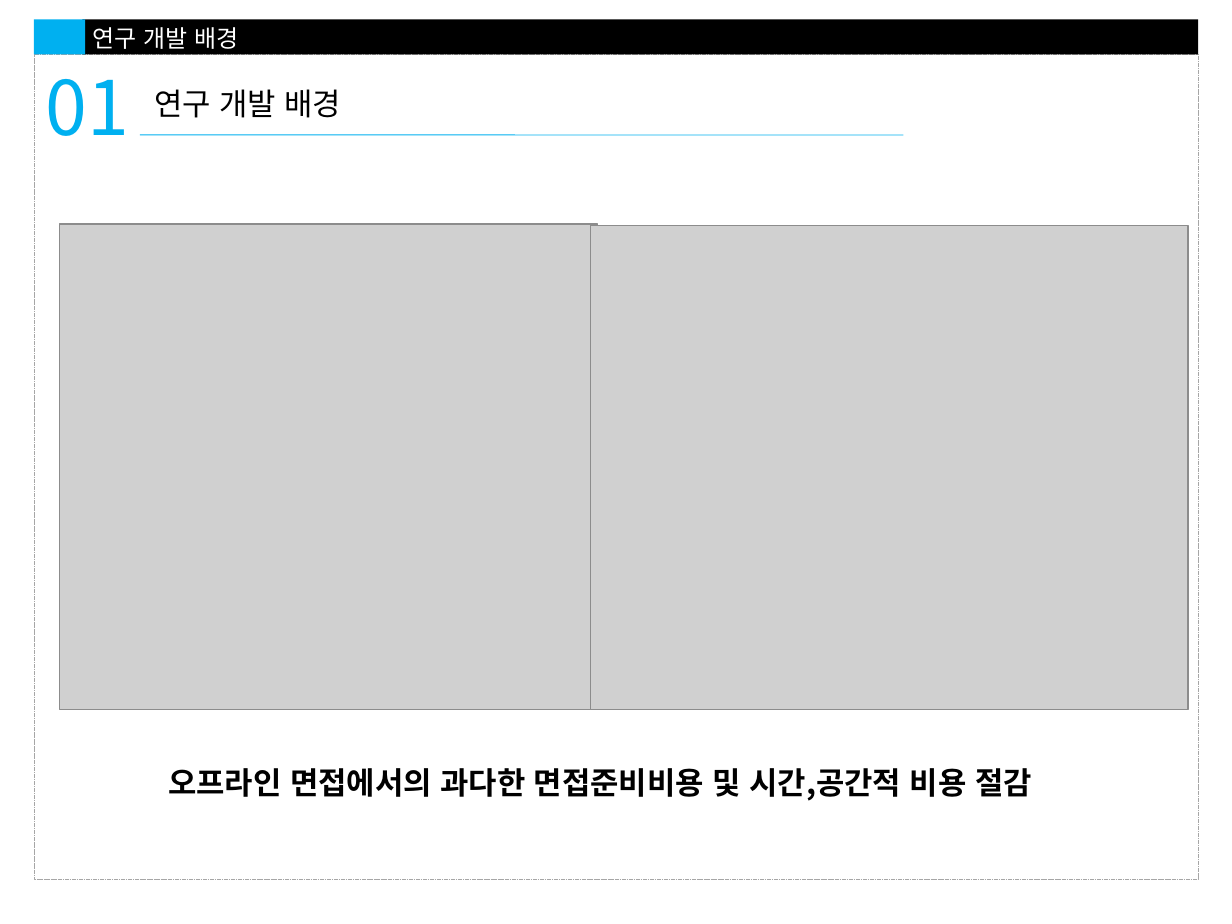
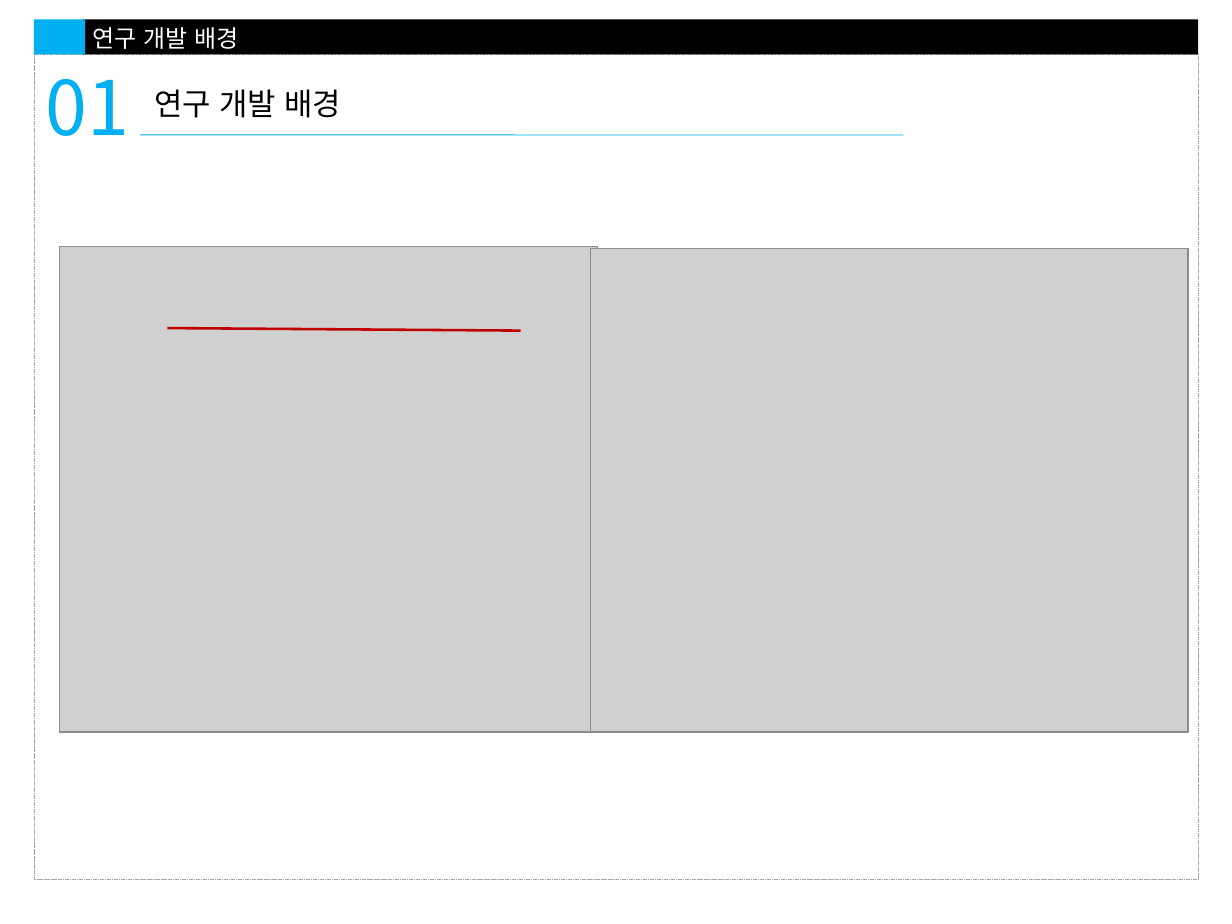
Before and after one commit to mwan91/-----------, a slide deck: slide 3 of 최종)온라인 화상 면접 웹애플리케이션.pptx. Drawn at 1232x924 pixels with LibreOffice and Linux fonts; fonts in the diff are those of the drawing; grey boxes stand for pictures. Boxes give left, top, right and bottom in pixels: in the first picture for what was removed or moved away, otherwise in the second. Text is boxed around its words. In the diff, an @@ line names an element or a change of style, - is before the commit and + after.

```diff
--- a/최종)온라인 화상 면접 웹애플리케이션.pptx
+++ b/최종)온라인 화상 면접 웹애플리케이션.pptx
@@ picture: place and size @@
-picture at box(59, 224, 598, 710)
+picture at box(59, 246, 598, 732)
@@ picture: place and size @@
-picture at box(590, 225, 1188, 710)
+picture at box(590, 249, 1188, 733)
@@ line added from (168, 328) to (521, 330), #C00000 1.5 pt @@
@@ text removed at box(168, 768, 1032, 801) @@
-오프라인 면접에서의 과다한 면접준비비용 및 시간,공간적 비용 절감
```
Also in this commit, not shown: 4 other slides changed, 1 slide added.
